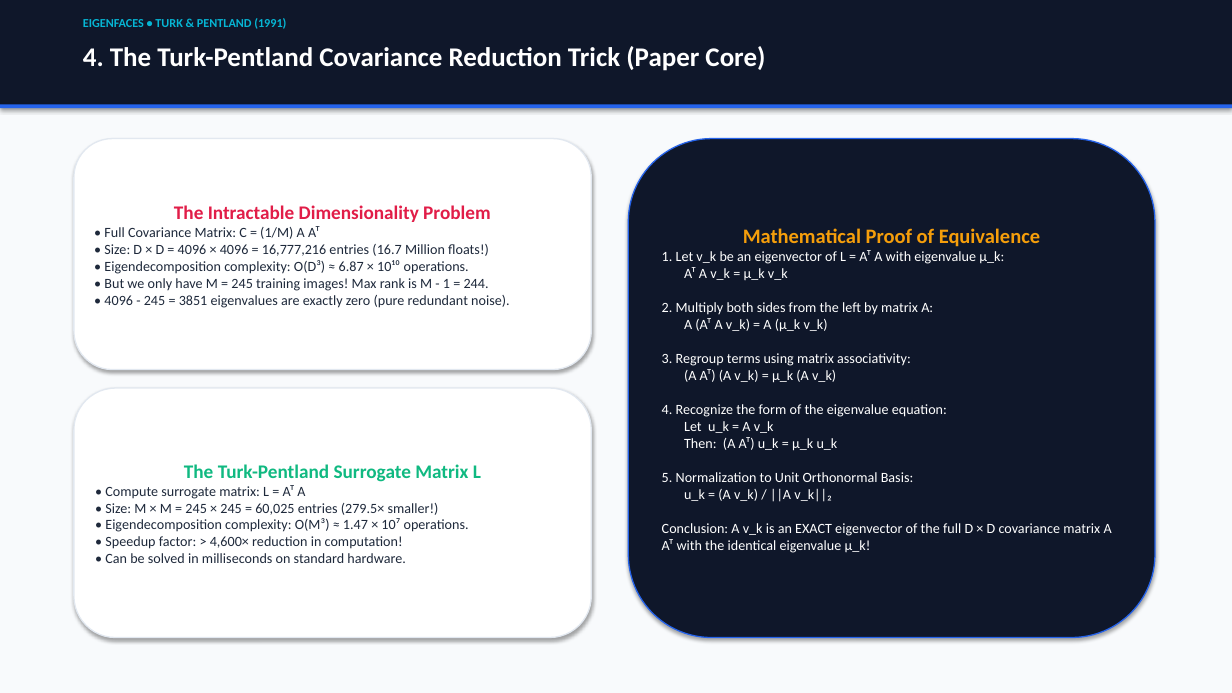
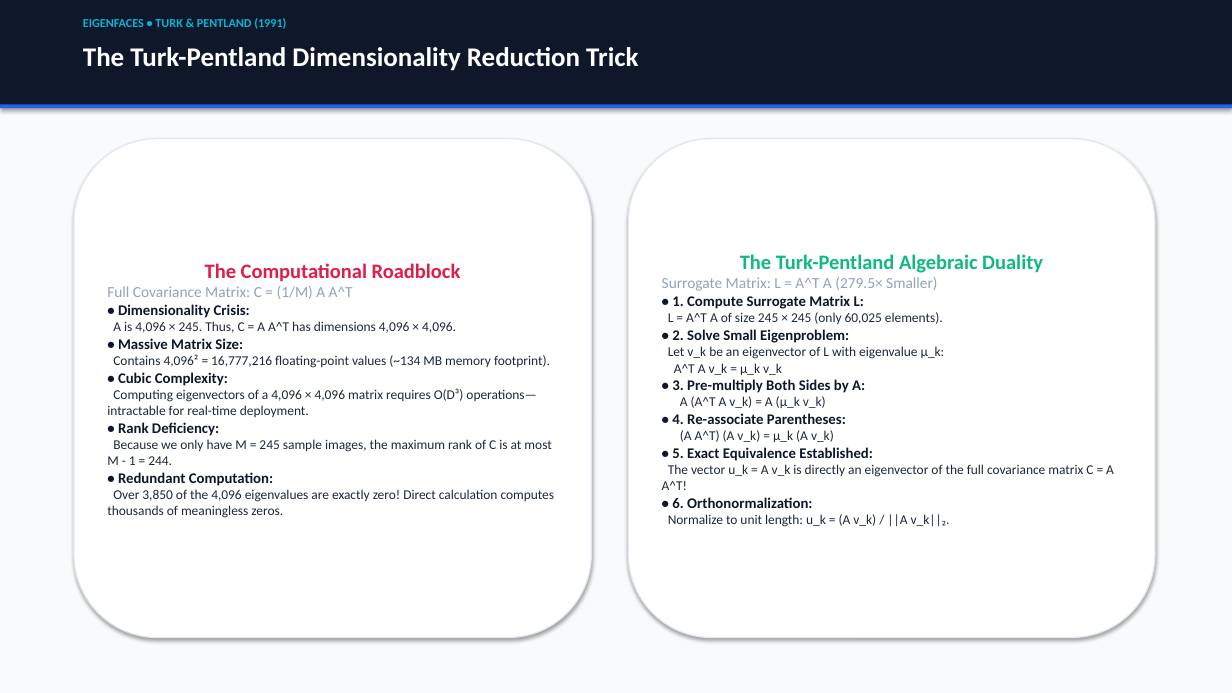
Before and after one commit to shashank-emty/Eigen-faces, a slide deck: slide 4 of EigenFaces_Presentation.pptx (slide 5 before the commit). Drawn at 1232x693 pixels with LibreOffice and Linux fonts; fonts in the diff are those of the drawing. Boxes give left, top, right and bottom in pixels: in the first picture for what was removed or moved away, otherwise in the second. Text is boxed around its words. In the diff, an @@ line names an element or a change of style, - is before the commit and + after.

Commit message:
Organize project structure, update core implementation, reports, and presentation materials

```diff
--- a/EigenFaces_Presentation.pptx
+++ b/EigenFaces_Presentation.pptx
@@ text at <box>83,47,638,71</box>: text changed @@
-4. The Turk-Pentland Covariance Reduction Trick (Paper Core)
+The Turk-Pentland Dimensionality Reduction Trick
@@ rounded rectangle "The Computational Roadblock": place and size @@
-rounded rectangle "The Computational Roadblock" at <box>74,139,592,370</box>
+rounded rectangle "The Computational Roadblock" at <box>74,139,592,638</box>
@@ rounded rectangle "The Turk-Pentland Algebraic Duality" at <box>628,139,1155,638</box>: fill #0F172A to #FFFFFF; outline #2563EB 1 pt to #E2E8F0 1 pt @@
@@ text in rounded rectangle at <box>107,263,555,518</box>: text changed; size 11 to 10.5 pt @@
-The Intractable Dimensionality Problem
-• Full Covariance Matrix: C = (1/M) A Aᵀ
-• Size: D × D = 4096 × 4096 = 16,777,216 entries (16.7 Million floats!)
-• Eigendecomposition complexity: O(D³) ≈ 6.87 × 10¹⁰ operations.
-• But we only have M = 245 training images! Max rank is M - 1 = 244.
-• 4096 - 245 = 3851 eigenvalues are exactly zero (pure redundant noise).
+The Computational Roadblock
+Full Covariance Matrix: C = (1/M) A A^T
+• Dimensionality Crisis:
+A is 4,096 × 245. Thus, C = A A^T has dimensions 4,096 × 4,096.
+• Massive Matrix Size:
+Contains 4,096² = 16,777,216 floating-point values (~134 MB memory footprint).
+• Cubic Complexity:
+Computing eigenvectors of a 4,096 × 4,096 matrix requires O(D³) operations—intractable for real-time deployment.
+• Rank Deficiency:
+Because we only have M = 245 sample images, the maximum rank of C is at most M - 1 = 244.
+• Redundant Computation:
+Over 3,850 of the 4,096 eigenvalues are exactly zero! Direct calculation computes thousands of meaningless zeros.
@@ text in rounded rectangle at <box>662,254,1114,527</box>: text changed; size 11 to 10.5 pt; text colour #FFFFFF to #1E293B @@
-Mathematical Proof of Equivalence
-1. Let v_k be an eigenvector of L = Aᵀ A with eigenvalue μ_k:
-Aᵀ A v_k = μ_k v_k
-2. Multiply both sides from the left by matrix A:
-A (Aᵀ A v_k) = A (μ_k v_k)
-3. Regroup terms using matrix associativity:
-(A Aᵀ) (A v_k) = μ_k (A v_k)
-4. Recognize the form of the eigenvalue equation:
-Let u_k = A v_k
-Then: (A Aᵀ) u_k = μ_k u_k
-5. Normalization to Unit Orthonormal Basis:
-u_k = (A v_k) / ||A v_k||₂
-Conclusion: A v_k is an EXACT eigenvector of the full D × D covariance matrix A Aᵀ with the identical eigenvalue μ_k!
+The Turk-Pentland Algebraic Duality
+Surrogate Matrix: L = A^T A (279.5× Smaller)
+• 1. Compute Surrogate Matrix L:
+L = A^T A of size 245 × 245 (only 60,025 elements).
+• 2. Solve Small Eigenproblem:
+Let v_k be an eigenvector of L with eigenvalue μ_k:
+A^T A v_k = μ_k v_k
+• 3. Pre-multiply Both Sides by A:
+A (A^T A v_k) = A (μ_k v_k)
+• 4. Re-associate Parentheses:
+(A A^T) (A v_k) = μ_k (A v_k)
+• 5. Exact Equivalence Established:
+The vector u_k = A v_k is directly an eigenvector of the full covariance matrix C = A A^T!
+• 6. Orthonormalization:
+Normalize to unit length: u_k = (A v_k) / ||A v_k||₂.
@@ rounded rectangle removed at <box>74,388,592,638</box> @@
-The Turk-Pentland Surrogate Matrix L
-• Compute surrogate matrix: L = Aᵀ A
-• Size: M × M = 245 × 245 = 60,025 entries (279.5× smaller!)
-• Eigendecomposition complexity: O(M³) ≈ 1.47 × 10⁷ operations.
-• Speedup factor: > 4,600× reduction in computation!
-• Can be solved in milliseconds on standard hardware.
```
Also in this commit, not shown: 5 other slides changed, 7 slides added, 7 slides removed, 13 other files.
